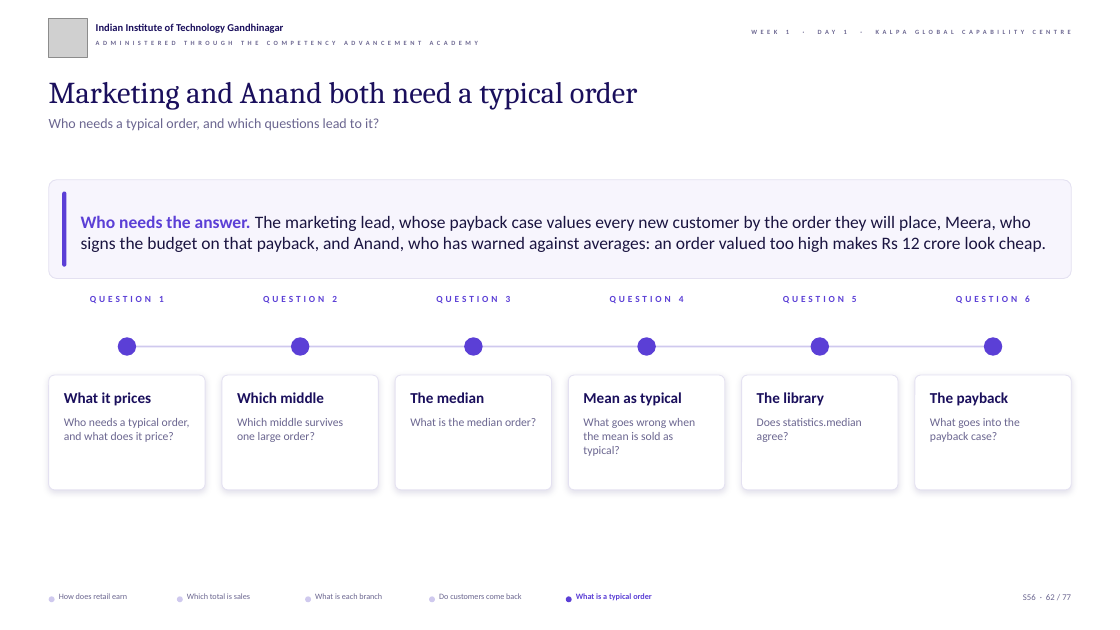
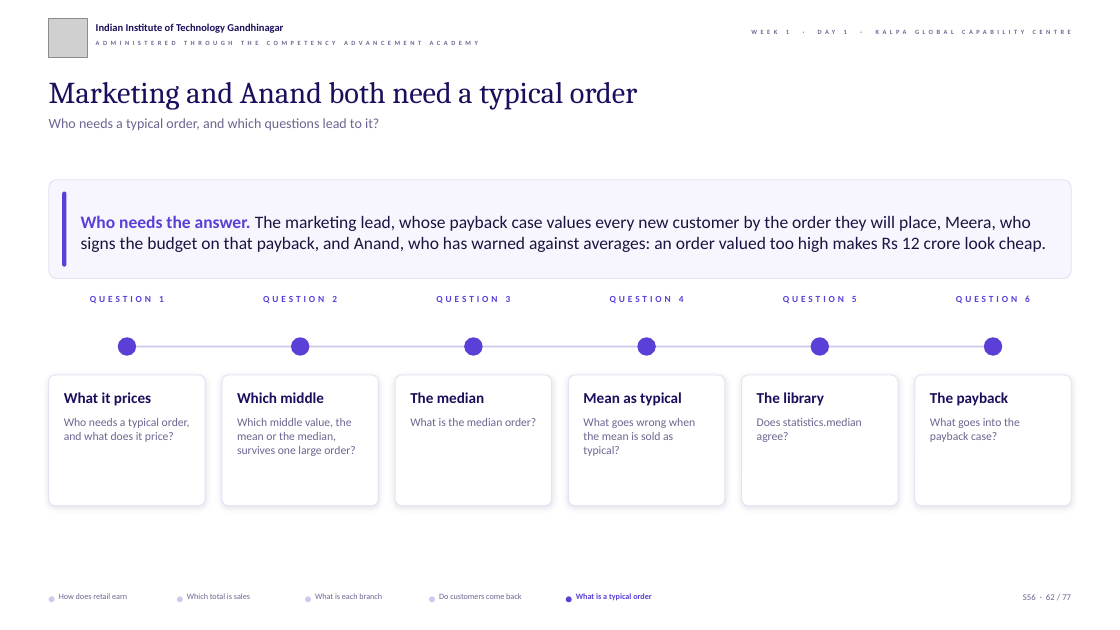
Before and after one commit to fde-academy-lab/c2-content-factory, a slide deck: slide 62 of content/W01/D1/slides/C2_W01_D01_half1_STUDENT.pptx. Drawn at 1120x630 pixels with LibreOffice and Linux fonts; fonts in the diff are those of the drawing; grey boxes stand for pictures; background and template pictures are left out. Boxes give left, top, right and bottom in pixels: in the first picture for what was removed or moved away, otherwise in the second. Text is boxed around its words. In the diff, an @@ line names an element or a change of style, - is before the commit and + after.

```diff
--- a/content/W01/D1/slides/C2_W01_D01_half1_STUDENT.pptx
+++ b/content/W01/D1/slides/C2_W01_D01_half1_STUDENT.pptx
@@ rounded rectangle: place and size @@
-rounded rectangle at <box>49,375,205,490</box>
+rounded rectangle at <box>49,375,205,506</box>
@@ rounded rectangle: place and size @@
-rounded rectangle at <box>222,375,378,490</box>
+rounded rectangle at <box>222,375,378,506</box>
@@ rounded rectangle: place and size @@
-rounded rectangle at <box>395,375,551,490</box>
+rounded rectangle at <box>395,375,551,506</box>
@@ rounded rectangle: place and size @@
-rounded rectangle at <box>569,375,725,490</box>
+rounded rectangle at <box>569,375,725,506</box>
@@ rounded rectangle: place and size @@
-rounded rectangle at <box>742,375,898,490</box>
+rounded rectangle at <box>742,375,898,506</box>
@@ rounded rectangle: place and size @@
-rounded rectangle at <box>915,375,1071,490</box>
+rounded rectangle at <box>915,375,1071,506</box>
@@ text at <box>237,418,355,456</box>: text changed @@
-Which middle survives one large order?
+Which middle value, the mean or the median, survives one large order?
```
Also in this commit, not shown: 11 other slides changed, 3 other files.
